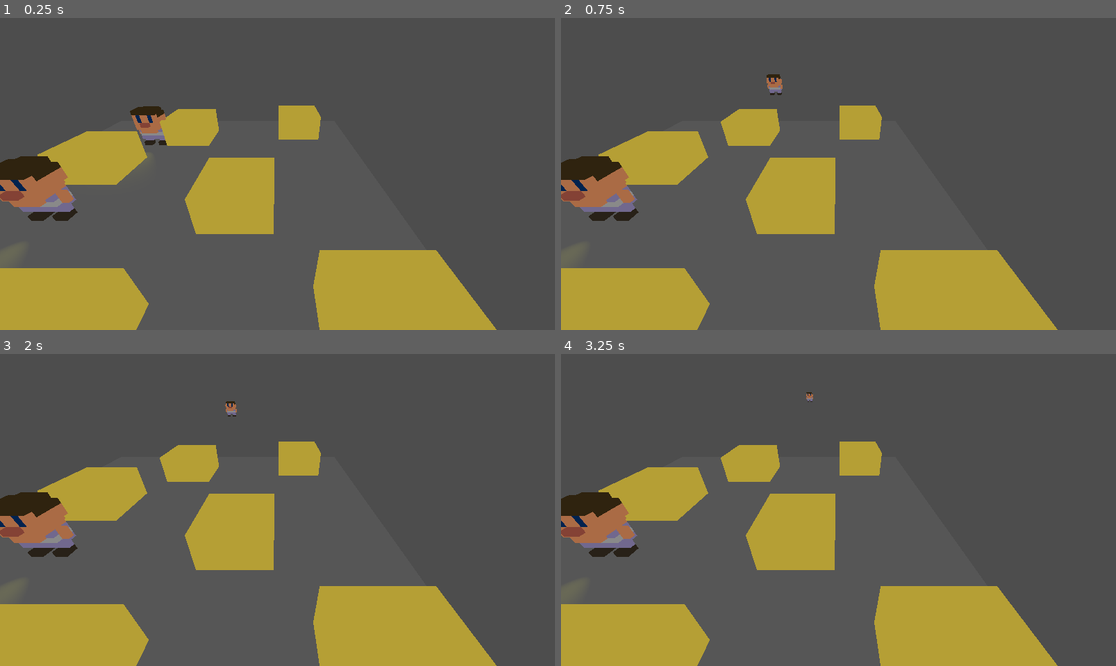
Above: before the commit, frames 1-4 (two rows, left to right).
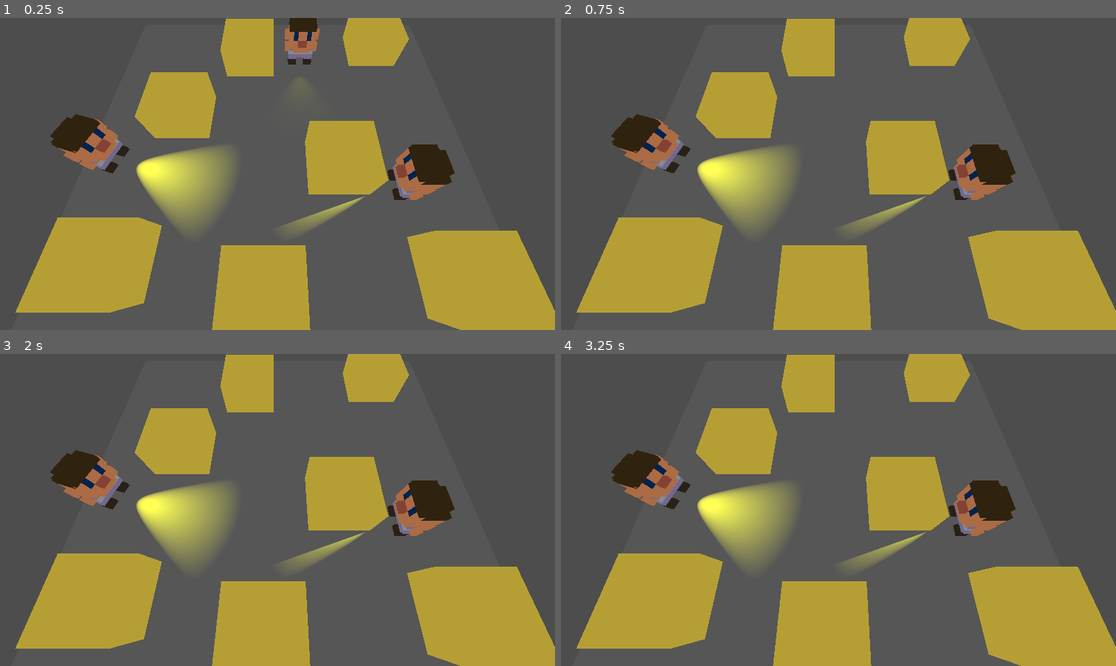
Above: after the commit, the same moments.

Repository: grandeisa/GGJ-2026
Game: Godot game, scene res://node/test_scene.tscn
Same seed, same stepped clock (60 frames per second), same inputs: the game is played once before the commit and once after it.
Inputs:
- Up to frame 1 (0.25 s): no input
- Up to frame 2 (0.75 s): tap Enter at 0.5 s
- Up to frame 3 (2 s): tap Space at 1.25 s
- Up to frame 4 (3.25 s): tap Enter at 2 s; tap Space at 2.75 s

The runs differ from the first frame. In frame 1, 42% of the frame differs, in the area x 0-100%, y 0-100%; in frame 2, 42%; in frame 3, 41%; in frame 4, 41%.

Commit message:
Add base for enemy with player detection view

Diff:
--- /dev/null
+++ b/node/enemy.tscn
@@ -0,0 +1,36 @@
+[gd_scene format=3 uid="uid://cvwekly5f6bwj"]
+
+[ext_resource type="Script" uid="uid://jqa8traq5ltv" path="res://scripts/enemy/enemy.gd" id="1_1vtfq"]
+[ext_resource type="ArrayMesh" uid="uid://dx40cap4va0p8" path="res://models/test-char/test-char.obj" id="3_b5liu"]
+
+[sub_resource type="CapsuleShape3D" id="CapsuleShape3D_b1yxh"]
+radius = 0.32128906
+height = 1.081543
+
+[sub_resource type="CylinderShape3D" id="CylinderShape3D_1vtfq"]
+radius = 1.11
+
+[node name="Enemy" type="CharacterBody3D" unique_id=255802474]
+motion_mode = 1
+script = ExtResource("1_1vtfq")
+
+[node name="MeshInstance3D" type="MeshInstance3D" parent="." unique_id=953722308]
+mesh = ExtResource("3_b5liu")
+
+[node name="CollisionShape2D" type="CollisionShape3D" parent="." unique_id=556485750]
+transform = Transform3D(1, 0, 0, 0, 1, 0, 0, 0, 1, 0, 0.53397226, 0)
+shape = SubResource("CapsuleShape3D_b1yxh")
+
+[node name="SpotLight3D" type="SpotLight3D" parent="." unique_id=1893362473]
+transform = Transform3D(-1, 0, -8.742278e-08, 0, 1, 0, 8.742278e-08, 0, -1, 0, 0.25343156, 0)
+light_color = Color(1, 1, 0, 1)
+light_energy = 10.0
+shadow_enabled = true
+spot_range = 2.7141414
+spot_angle = 27.98753
+
+[node name="Area3D" type="Area3D" parent="." unique_id=1697837999]
+
+[node name="CollisionShape3D" type="CollisionShape3D" parent="Area3D" unique_id=827520216]
+transform = Transform3D(1, 0, 0, 0, -4.371139e-08, 1, 0, -1, -4.371139e-08, 0, 0.5, 1)
+shape = SubResource("CylinderShape3D_1vtfq")
--- a/node/test_scene.tscn
+++ b/node/test_scene.tscn
@@ -2,6 +2,7 @@
 
 [ext_resource type="PackedScene" uid="uid://c71la4alo7ki1" path="res://node/player.tscn" id="1_dud2x"]
 [ext_resource type="PackedScene" uid="uid://gmbmcm4il4nw" path="res://node/test_map.tscn" id="2_qfgip"]
+[ext_resource type="PackedScene" uid="uid://cvwekly5f6bwj" path="res://node/enemy.tscn" id="3_4sl5o"]
 
 [sub_resource type="Environment" id="Environment_qfgip"]
 background_mode = 2
@@ -11,21 +12,18 @@
 [node name="TestScene" type="Node3D" unique_id=1253598314]
 
 [node name="Player" parent="." unique_id=255802474 instance=ExtResource("1_dud2x")]
-transform = Transform3D(1, 0, 0, 0, 1, 0, 0, 0, 1, 0.581, 0.1, 0.441)
-
-[node name="Player2" parent="." unique_id=1236062245 instance=ExtResource("1_dud2x")]
-transform = Transform3D(1, 0, 0, 0, 1, 0, 0, 0, 1, 0.193, 0.1, 3.374)
-
-[node name="PlayerInput" parent="Player2" index="0" unique_id=1711742894]
-input_prefix = &"j1"
+transform = Transform3D(1, 0, 0, 0, 1, 0, 0, 0, 1, 0.581, 0.1, -2.3247085)
 
 [node name="Camera3D" type="Camera3D" parent="." unique_id=460621807]
-transform = Transform3D(1, 0, 0, 0, 0.8377187, 0.5461019, 0, -0.5461019, 0.8377187, 3.979227, 2.60213, 5.8780117)
+transform = Transform3D(1, 0, 0, 0, 0.41312033, 0.9106765, 0, -0.9106765, 0.41312033, 0, 3.8485987, 2.6716409)
 
 [node name="TestMap" parent="." unique_id=697478088 instance=ExtResource("2_qfgip")]
-transform = Transform3D(1, 0, 0, 0, 1, 0, 0, 0, 1, 2.1154423, 0, 2.3480225)
 
 [node name="WorldEnvironment" type="WorldEnvironment" parent="." unique_id=919260181]
 environment = SubResource("Environment_qfgip")
 
-[editable path="Player2"]
+[node name="Enemy" parent="." unique_id=1093404662 instance=ExtResource("3_4sl5o")]
+transform = Transform3D(-4.371139e-08, 0, -1, 0, 1, 0, 1, 0, -4.371139e-08, 2.3385146, 0.1, 1.2122743)
+
+[node name="Enemy2" parent="." unique_id=593822985 instance=ExtResource("3_4sl5o")]
+transform = Transform3D(0.28394836, 0, 0.9588396, 0, 1, 0, -0.9588396, 0, 0.28394836, -3.3510466, 0.1, 0.6432457)
--- /dev/null
+++ b/scripts/enemy/enemy.gd
@@ -0,0 +1,42 @@
+extends CharacterBody3D
+
+@export var default_light_color: Color = Color.YELLOW
+@export var chase_light_color: Color = Color.RED
+
+@onready var light: SpotLight3D = $SpotLight3D
+@onready var view_area: Area3D = $Area3D
+
+var target: Player = null
+
+func _process(_delta: float) -> void:
+	if target:
+		light.light_color = chase_light_color
+	else:
+		light.light_color = default_light_color
+
+func _physics_process(delta: float) -> void:
+	handle_view()
+
+
+func handle_view() -> void:
+	var space_state = get_world_3d().direct_space_state
+	var query
+	var result
+
+	if target:
+		query = PhysicsRayQueryParameters3D.create(global_position, target.global_position)
+		result = space_state.intersect_ray(query)
+
+		if result and view_area.overlaps_body(target):
+			return
+
+	var new_target: Player = null
+	for body in view_area.get_overlapping_bodies():
+		if body is Player:
+			query = PhysicsRayQueryParameters3D.create(global_position, body.global_position)
+			result = space_state.intersect_ray(query)
+
+			if result:
+				if result.collider == body:
+					new_target = body
+	target = new_target
Not shown, added: scripts/enemy/enemy.gd.uid
